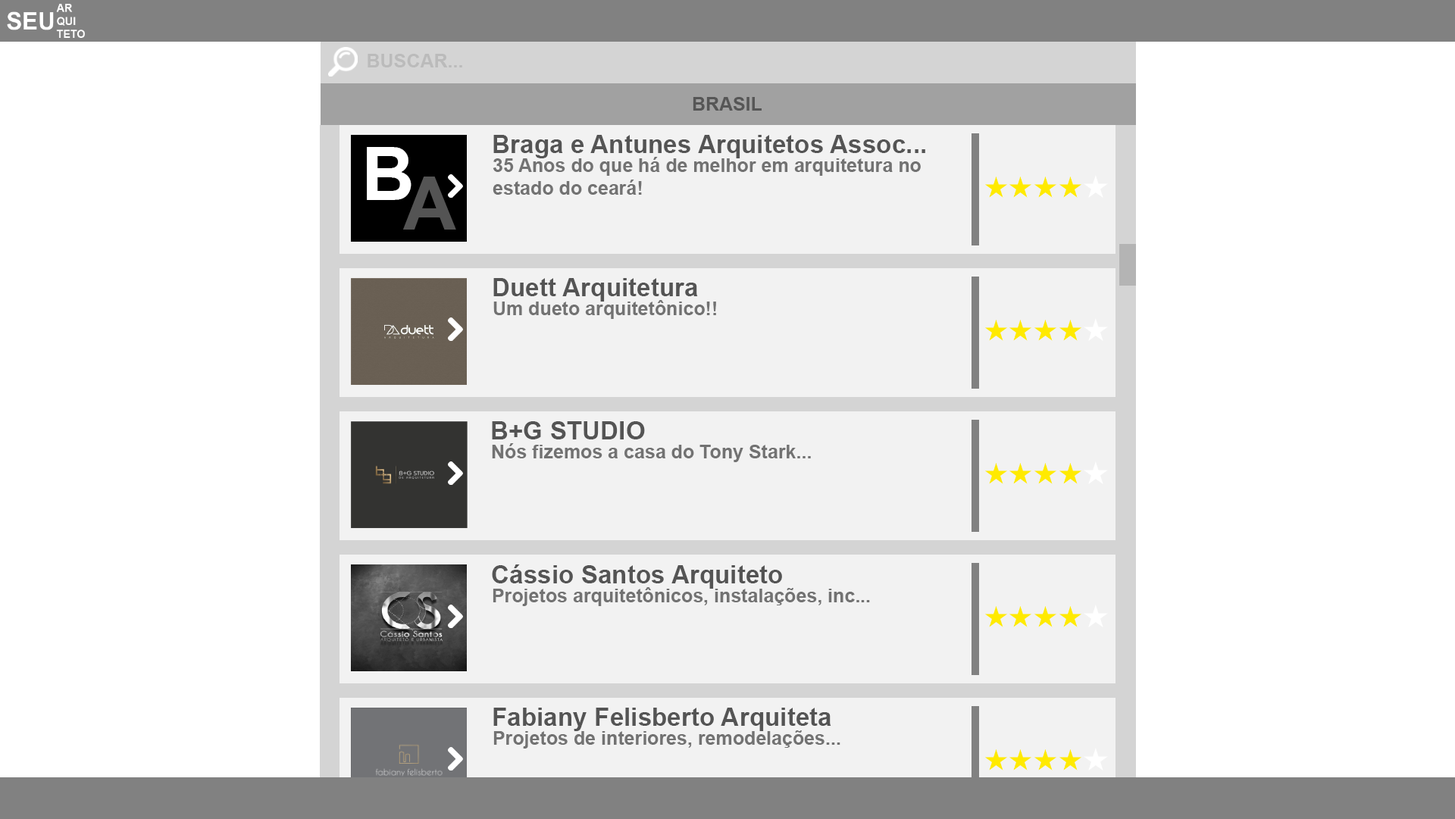
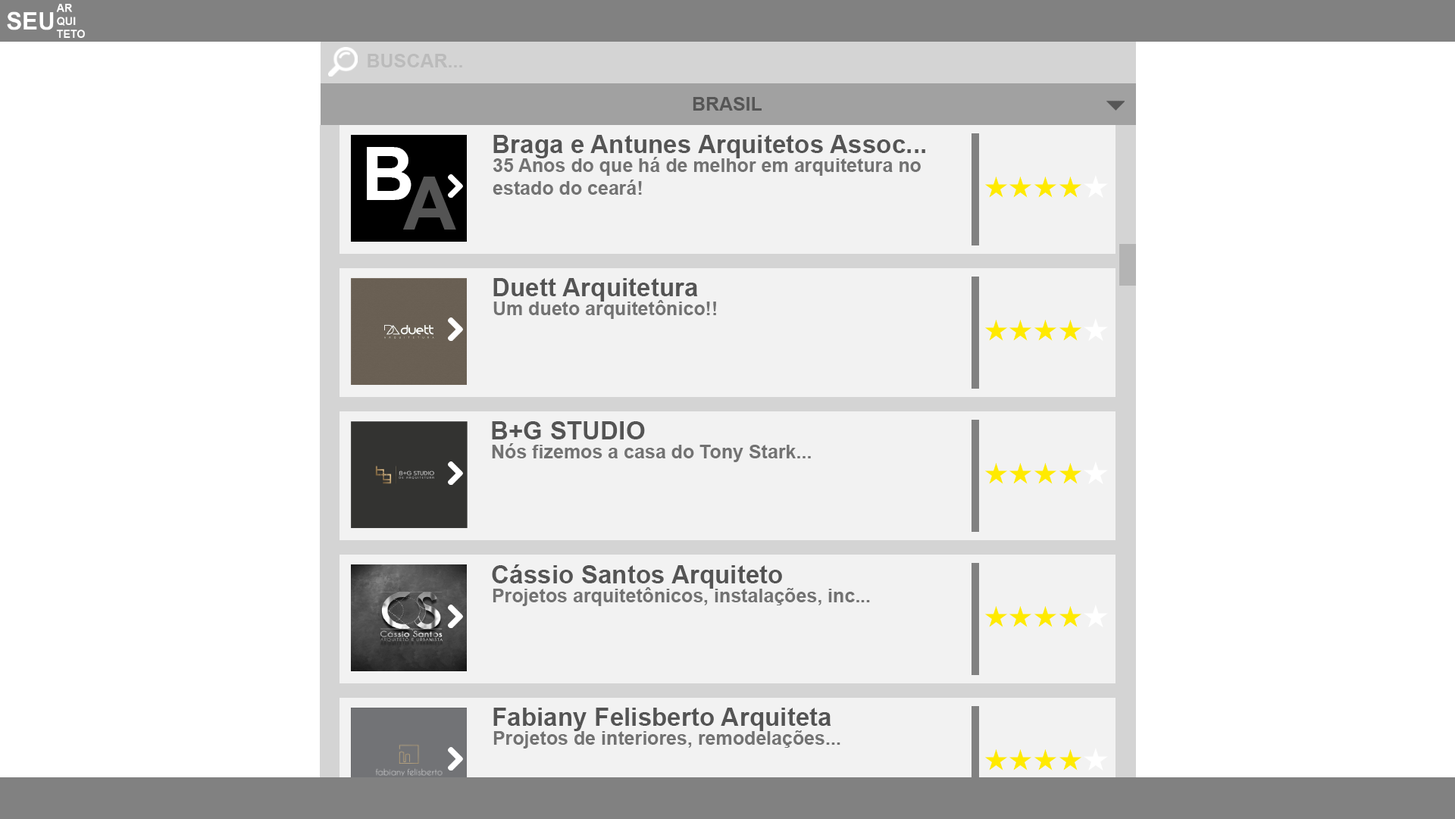
The second (1455, 819) image is a revision of the first. Changes to its layers:
added layer "Camada 11" in group "CORPO" over (1106, 100, 1125, 111)
